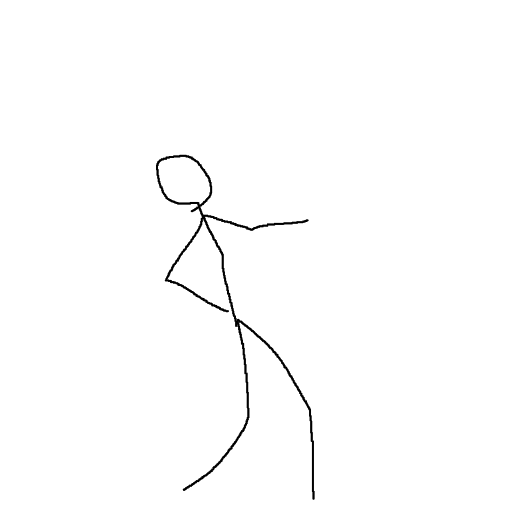
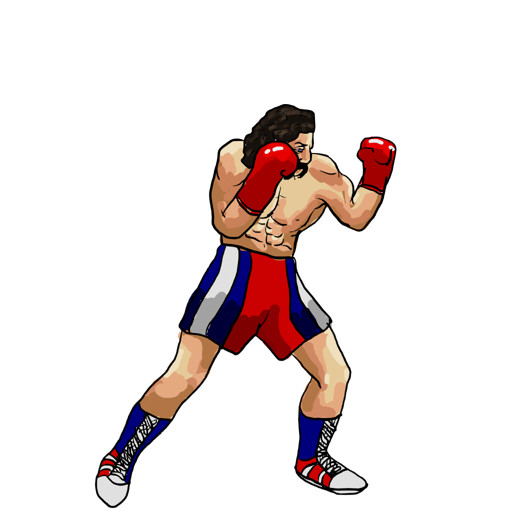
Layer changes from the first 512 x 512 image to the second:
hid "HitPaper", moved it above "HitRock", painted on it over [left=94, top=104, right=397, bottom=509]
showed "Stand", painted on it over [left=94, top=104, right=397, bottom=509]
